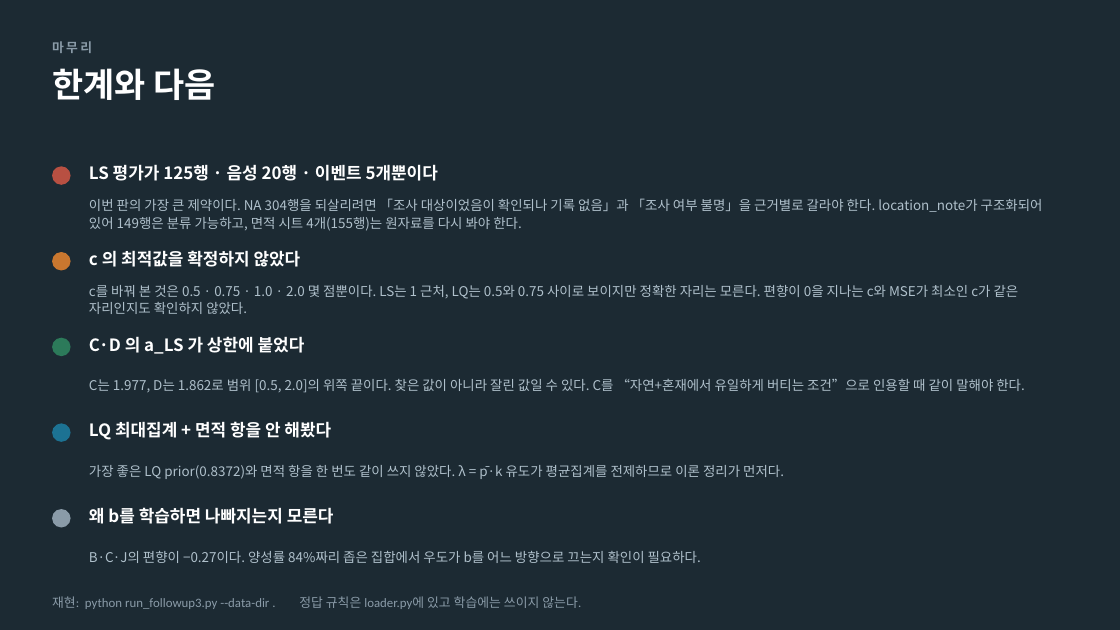
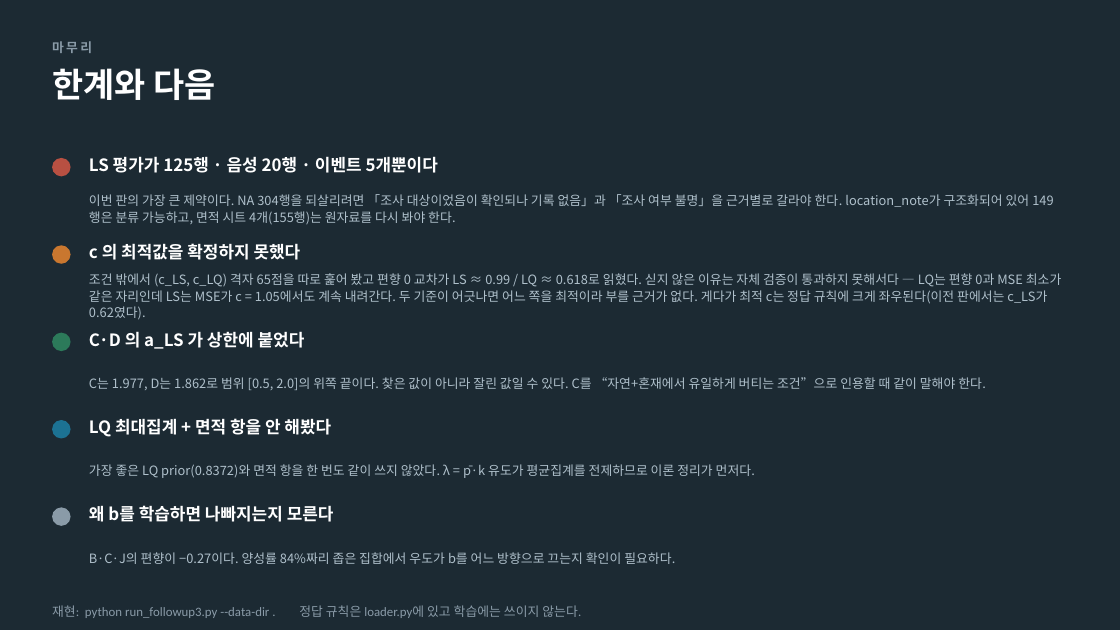
Before and after one commit to minji1217/pilotA-minji, a slide deck: slide 18 of docs/후속실험3_발표.pptx. Drawn at 1120x630 pixels with LibreOffice and Linux fonts; fonts in the diff are those of the drawing. Boxes give left, top, right and bottom in pixels: in the first picture for what was removed or moved away, otherwise in the second. Text is boxed around its words. In the diff, an @@ line names an element or a change of style, - is before the commit and + after.

```diff
--- a/docs/후속실험3_발표.pptx
+++ b/docs/후속실험3_발표.pptx
@@ ellipse: place and size @@
-ellipse at (52,166,71,185)
+ellipse at (52,158,71,176)
@@ size 11.5 to 11 pt; line spacing 15pt to 14pt in 4 elements at (89,464,755,478), (89,377,986,390), (89,552,675,564), (89,194,1030,225) @@
@@ text "LS 평가가 125행 · 음성 ...": place and size @@
-text "LS 평가가 125행 · 음성 ..." at (89,164,438,181)
+text "LS 평가가 125행 · 음성 ..." at (89,156,438,173)
@@ 2 ellipses, 1 text: place and size @@
-2 ellipses, 1 text at (52,252,305,356)
+2 ellipses, 1 text at (52,245,305,351)
@@ text at (89,243,301,260): text changed @@
-c 의 최적값을 확정하지 않았다
+c 의 최적값을 확정하지 못했다
@@ text at (89,273,1061,320): text changed; size 11.5 to 11 pt @@
-c를 바꿔 본 것은 0.5 · 0.75 · 1.0 · 2.0 몇 점뿐이다. LS는 1 근처, LQ는 0.5와 0.75 사이로 보이지만 정확한 자리는 모른다. 편향이 0을 지나는 c와 MSE가 최소인 c가 같은 자리인지도 확인하지 않았다.
+조건 밖에서 (c_LS, c_LQ) 격자 65점을 따로 훑어 봤고 편향 0 교차가 LS ≈ 0.99 / LQ ≈ 0.618로 읽혔다. 싣지 않은 이유는 자체 검증이 통과하지 못해서다 — LQ는 편향 0과 MSE 최소가 같은 자리인데 LS는 MSE가 c = 1.05에서도 계속 내려간다. 두 기준이 어긋나면 어느 쪽을 최적이라 부를 근거가 없다. 게다가 최적 c는 정답 규칙에 크게 좌우된다(이전 판에서는 c_LS가 0.62였다).
@@ text "재현: python run_followup3.py --data-dir . ...": place and size @@
-text "재현: python run_followup3.py --data-dir . ..." at (52,596,581,609)
+text "재현: python run_followup3.py --data-dir . ..." at (52,605,581,618)
```
Also in this commit, not shown: 2 other files.
